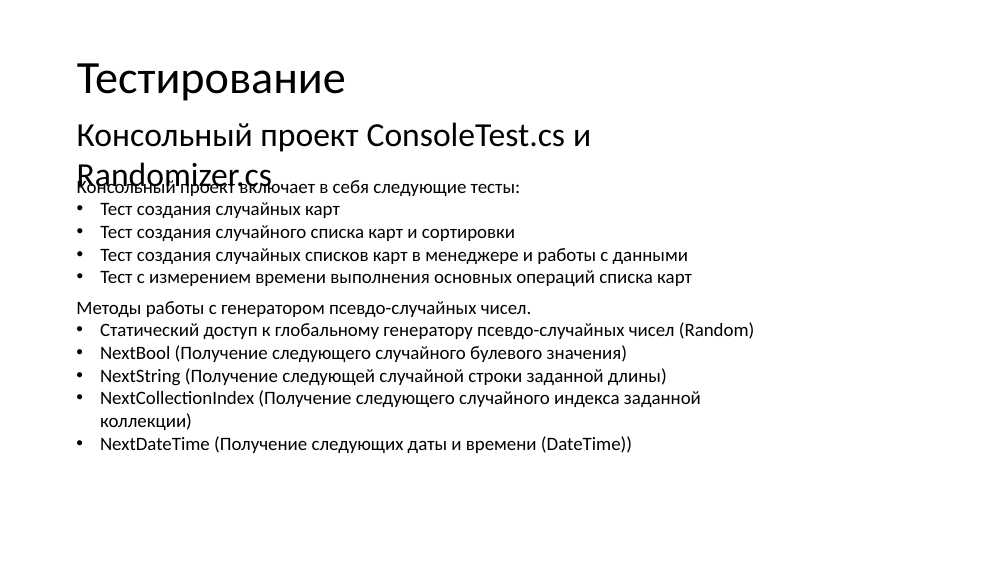
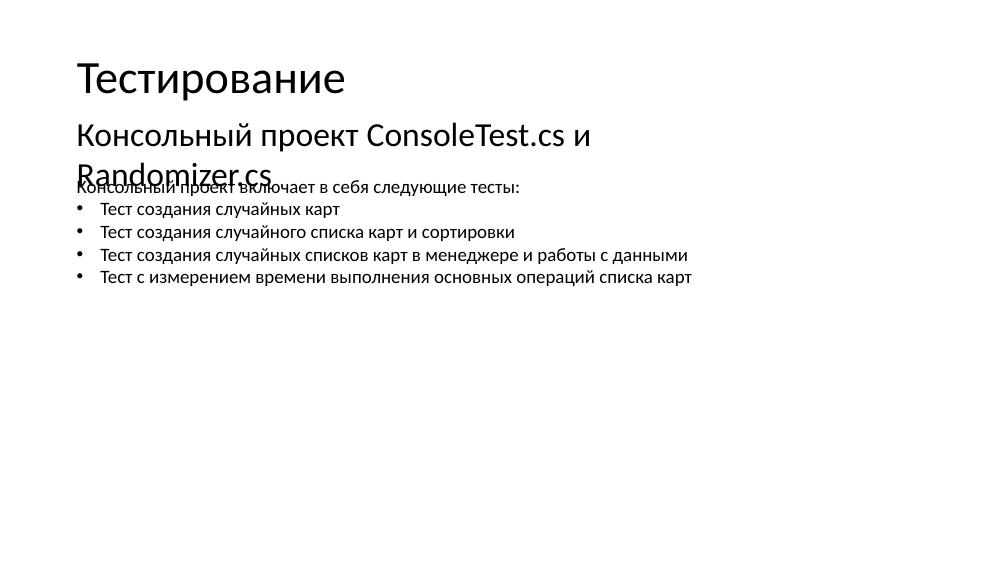
Before and after one commit to N0tilT/Timelon, a slide deck: slide 21 of docs/Timelon.pptx. Drawn at 1008x567 pixels with LibreOffice and Linux fonts; fonts in the diff are those of the drawing. Boxes give left, top, right and bottom in pixels: in the first picture for what was removed or moved away, otherwise in the second. Text is boxed around its words. In the diff, an @@ line names an element or a change of style, - is before the commit and + after.

```diff
--- a/docs/Timelon.pptx
+++ b/docs/Timelon.pptx
@@ text removed at box(76, 301, 755, 453) @@
-Методы работы с генератором псевдо-случайных чисел.
-• Статический доступ к глобальному генератору псевдо-случайных чисел (Random)
-• NextBool (Получение следующего случайного булевого значения)
-• NextString (Получение следующей случайной строки заданной длины)
-• NextCollectionIndex (Получение следующего случайного индекса заданной коллекции)
-• NextDateTime (Получение следующих даты и времени (DateTime))
```
Also in this commit, not shown: 4 other slides changed.
